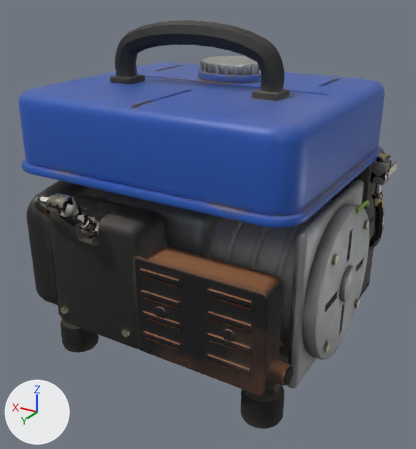
The glTF model game/public/machines/gen950/model.glb, before and after one commit.
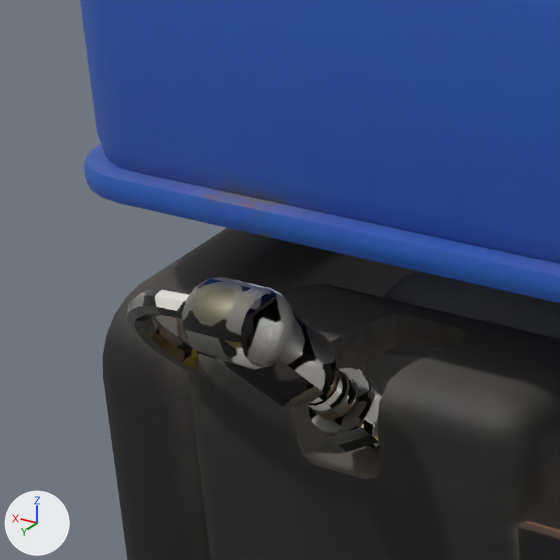
The first picture shows the older version from a 50 mm camera at (-0.334, 0.559, 0.44) aimed at (-0.01, 0.017, 0.17). The close-ups show the older and then the newer version on the part from 0% to 35% of the width and 27% to 59% of the height of that picture. Only the edits that show in the close-ups are written down. Lighting does not change. The marker at lower left points along +X, +Y and +Z. Where no turn or scale is listed for an object, it has been applied to the vertices. Vertices at exactly the same position are counted once.

Objects in the first close-up: 'base_engine', 'fuel_tank', 'muffler', 'plug_cap', 'recoil_starter', 'spark_plug'.
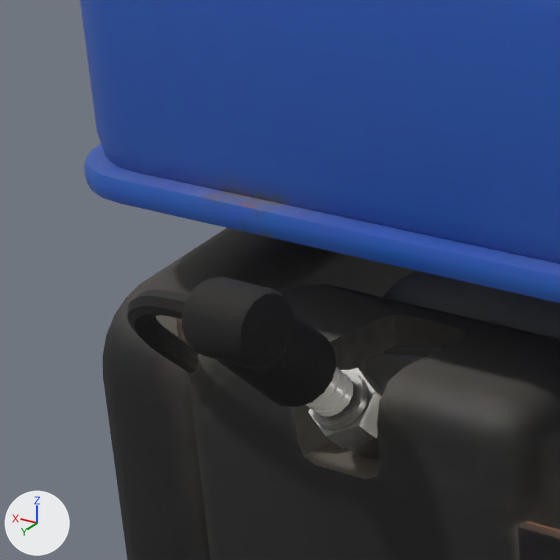
Location of each change, (x1, y1, x2, y2) in pixels of the close-ups (560 x 560 px):
```json
{"object": "spark_plug", "change": "reshaped, moved, rescaled", "before": [306, 368, 384, 454], "after": [306, 367, 383, 458]}
{"part": 1, "of": "me_spark_plug_001", "change": "added", "after": [309, 368, 383, 449]}
{"part": 2, "of": "me_spark_plug_001", "change": "rebuilt", "before": [306, 368, 347, 412], "after": [310, 370, 368, 429]}
{"part": 3, "of": "me_spark_plug_001", "change": "rebuilt", "before": [311, 371, 337, 403], "after": [308, 369, 337, 404], "on screen": "mostly hidden"}
{"part": 4, "of": "me_spark_plug_001", "change": "rebuilt", "before": [366, 442, 380, 454], "on screen": "not visible afterwards"}
{"part": 5, "of": "me_spark_plug_001", "change": "rebuilt", "before": [323, 369, 384, 452], "after": [348, 437, 380, 457]}
{"part": 6, "of": "me_spark_plug_001", "change": "reshaped", "before": [309, 368, 373, 434], "after": [306, 367, 353, 416]}
{"part": 7, "of": "me_plug_cap_001", "change": "surface changed", "before": [127, 277, 336, 407], "after": [127, 277, 336, 407], "on screen": "grey to black"}
```

Scene script edits in JSON lines:
```json
{"block": "me_spark_plug_001", "where": "# used by ob_spark_plug; location = (0.06, 0.1498, 0.2048); scale = (0.0253, 0.0253, 0.0253)"}
{"op": "remove", "block": "me_spark_plug_001", "code": "me_spark_plug_001.from_pydata(...)  # 260 vertices, 484 faces; spans x -0.38..0.38, y -1.0..1.0, z -1.0..1.0"}
{"op": "add", "block": "me_spark_plug_001", "code": "me_spark_plug_001.from_pydata(...)  # 628 vertices, 1156 faces; spans x -0.27..0.27, y -1.0..1.0, z -1.0..1.0"}
{"block": "me_spark_plug_001", "change": "me_spark_plug_001 part 1: a new loose piece, an icosphere of 20 faces spanning x -0.27..0.27, y -0.45..0.17, z -0.45..0.17, in mat_baked_small"}
{"block": "me_spark_plug_001", "change": "me_spark_plug_001 part 2: the loose piece of 32 vertices spanning x -0.25..0.25, y -0.16..0.31, z -0.16..0.31 is rebuilt with 32 vertices and now spans x -0.25..0.25, y -0.22..0.19, z -0.22..0.19"}
{"block": "me_spark_plug_001", "change": "me_spark_plug_001 part 3: the loose piece of 32 vertices spanning x -0.24..0.24, y -0.02..0.43, z -0.02..0.43 is rebuilt with 28 vertices and now spans x -0.19..0.19, y 0.09..0.42, z 0.09..0.42"}
{"block": "me_spark_plug_001", "change": "me_spark_plug_001 part 4: the loose piece of 24 vertices spanning x -0.24..0.24, y -1.0..-0.33, z -1.0..-0.33 is rebuilt with 24 vertices and now spans x -0.2..0.2, y -1.0..-0.3, z -1.0..-0.3"}
{"block": "me_spark_plug_001", "change": "me_spark_plug_001 part 5: the loose piece of 12 vertices spanning x -0.36..0.36, y -0.79..0.08, z -0.79..0.08 is rebuilt with 32 vertices and now spans x -0.27..0.27, y -0.59..-0.04, z -0.59..-0.04"}
{"block": "me_spark_plug_001", "change": "me_spark_plug_001 part 6: 80 vertices removed from x -0.38..0.38, y -0.47..0.2, z -0.47..0.2; 396 vertices added at x -0.25..0.25, y -0.98..0.61, z -0.98..0.61"}
{"block": "me_spark_plug_001", "change": "other edits to the shape of me_spark_plug_001 do not show in these pictures"}
{"block": "me_plug_cap_001", "where": "me_plug_cap_001.from_pydata(...)  # 344 vertices, 676 faces; spans x -0.0354..0.0354, y -0.0238..0.0238, z -0.0238..0.0238"}
{"block": "me_plug_cap_001", "where": "# used by ob_plug_cap; location = (0.0844, 0.1663, 0.2213)"}
{"block": "me_plug_cap_001", "change": "me_plug_cap_001 part 7: texture (UV) coordinates of 676 of 676 faces, centred in x -0.0354..0.035, y -0.0233..0.0236, z -0.0233..0.0236, changed; they spanned u 0.05..0.94, v 0.0..0.98 and now span u 0.05..0.82, v 0.03..0.95"}
{"op": "set", "path": "ob_spark_plug.location", "old": "(0.06, 0.1498, 0.2048)", "new": "(0.06, 0.1466, 0.2016)"}
{"op": "set", "path": "ob_spark_plug.scale", "old": "(0.0253, 0.0253, 0.0253)", "new": "(0.0339, 0.0339, 0.0339)"}
```
